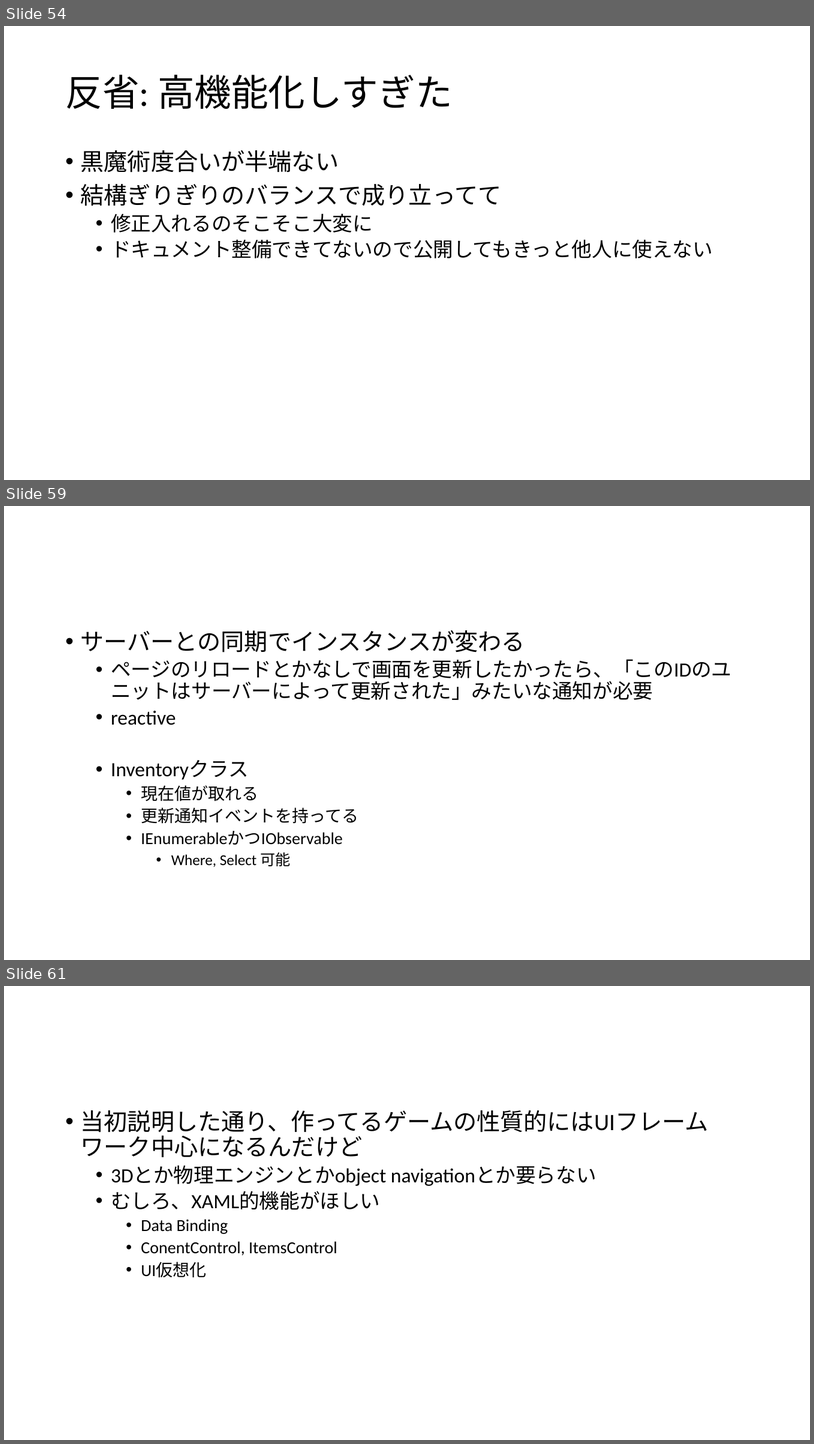
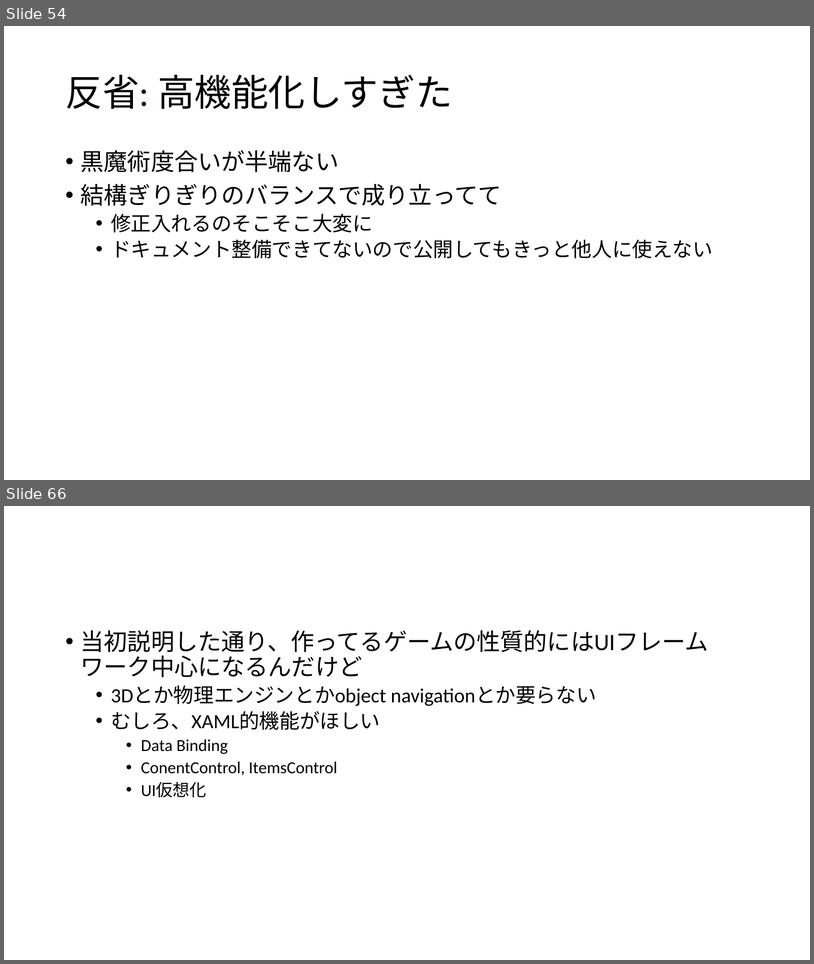
Before and after one commit to ppcuni/UnityCsharp20150321, a slide deck: doc/自社フレームワーク.pptx. Shown one above the other, each under a label of ours: slides 54, 59 and 61 before the commit, slides 54 and 66 after it; the slides between them are not shown. The pictures are 814x1444 and 814x964 pixels, drawn with LibreOffice and Linux fonts; fonts in the diff are those of the drawing. Boxes give left, top, right and bottom in pixels: in the first picture for what was removed or moved away, otherwise in the second. Text is boxed around its words. In the diff, an @@ line names an element or a change of style, - is before the commit and + after.

Commit message:
インベントリ の説明完成

```diff
--- a/doc/自社フレームワーク.pptx
+++ b/doc/自社フレームワーク.pptx
@@ slide 59 removed at bbox=[4, 506, 810, 960], background #FFFFFF @@
@@ text removed at bbox=[81, 630, 732, 867] @@
-• サーバーとの同期でインスタンスが変わる
-  • ページのリロードとかなしで画面を更新したかったら、「このIDのユニットはサーバーによって更新された」みたいな通知が必要
-  • reactive
-  • Inventoryクラス
-    • 現在値が取れる
-    • 更新通知イベントを持ってる
-    • IEnumerableかつIObservable
-      • Where, Select 可能
@@ what was slide 61 is now slide 66 @@
```
Also in this commit, not shown: 2 slides changed, 10 slides added, 4 other slides removed.
